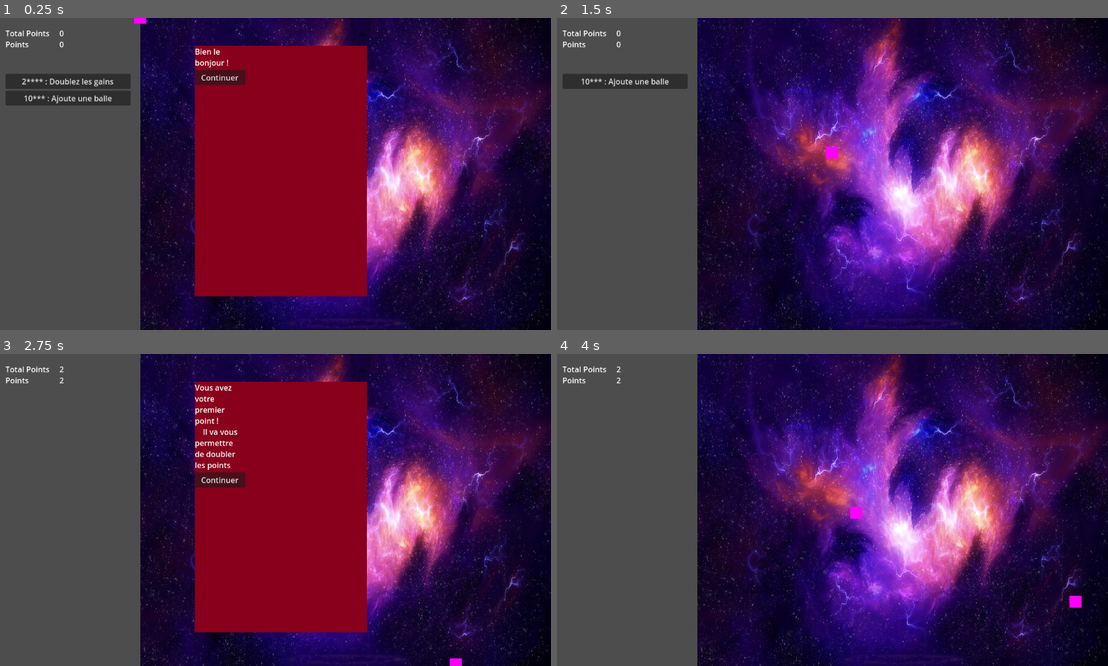
Above: before the commit, frames 1-4 (two rows, left to right).
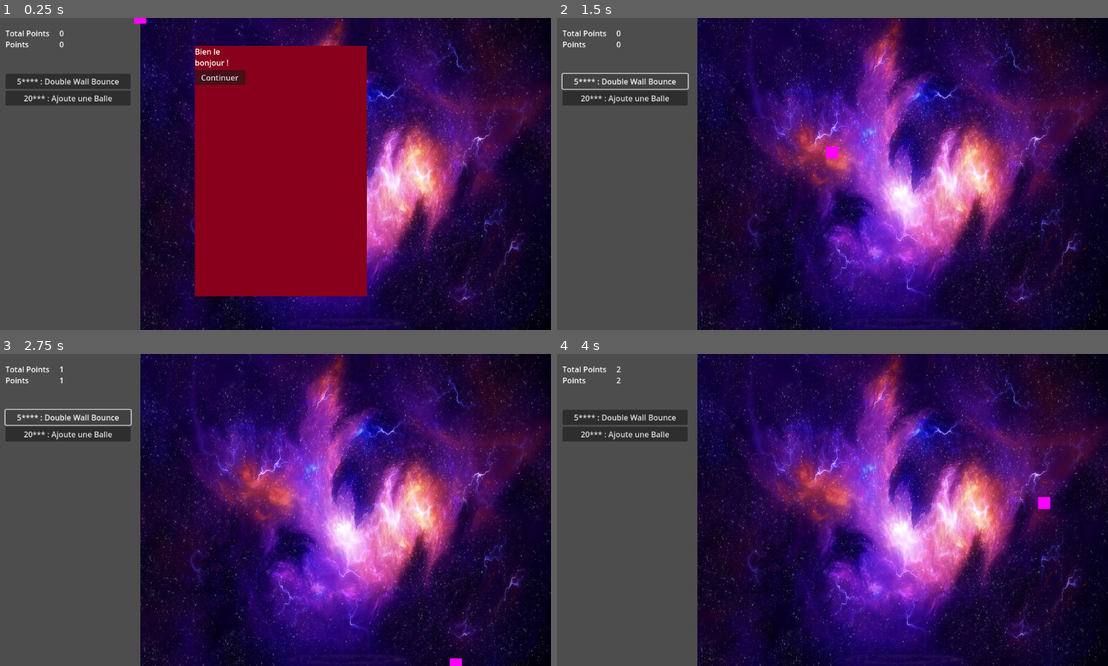
Above: after the commit, the same moments.

Repository: Niksune/Baby-Evolve-Minigame
Game: Godot game, scene res://Scenes/Game/Game.tscn
Same seed, same stepped clock (60 frames per second), same inputs: the game is played once before the commit and once after it.
Inputs (mouse positions are in pixels of both pictures, inside the frame that each line leads up to):
- Up to frame 1 (0.25 s): no input
- Up to frame 2 (1.5 s): click "Continuer" at 0.5 s; click (623, 80) at 1.25 s, where only the run before the commit has a clickable "2**** : Doublez les gains"
- Up to frame 3 (2.75 s): click (66, 416) at 2 s, where only the run before the commit has a clickable "10*** : Ajoute une balle"
- Up to frame 4 (4 s): click (623, 416) at 2.75 s, where only the run after the commit has a clickable "5**** : Double Wall Bounce"; click "Continuer" at 3.5 s

The runs differ from the first frame. In frame 1, 0.2% of the frame differs, in the area x 3-22%, y 19-27%; in frame 2, 1.4%; in frame 3, 27%, in the area x 0-67%, y 4-90%; in frame 4, 2.2%.

Commit message:
Price is checked and points are spent

Diff:
--- a/Scenes/Game/EvolveManager.gd
+++ b/Scenes/Game/EvolveManager.gd
@@ -4,6 +4,9 @@
 
 
 var bounce_wall_multiplicator = 1
+
+
+
 
 func points_from_bounce():
 	return 1 * bounce_wall_multiplicator
@@ -15,3 +18,21 @@
 			bounce_wall_multiplicator *= 2
 		"add_ball_1":
 			add_ball.emit(1)
+
+
+func give_price(ID_evolve):
+	match ID_evolve:
+		"double_wall_1":
+			return(5)
+		"add_ball_1":
+			return(20)
+
+func give_text(ID_evolve):
+	match ID_evolve:
+		"double_wall_1":
+			return("Double Wall Bounce")
+		"add_ball_1":
+			return("Ajoute une Balle")
+
+func is_total_point(ID_evolve):
+	return false
--- a/Scenes/Game/Game.gd
+++ b/Scenes/Game/Game.gd
@@ -6,14 +6,13 @@
 
 
 var current_points : int = 0
-
 var total_points : int = 0
 
 
 
 func _ready():
-	UI.create_new_button("double_wall_1", "Doublez les gains", 2)
-	UI.create_new_button("add_ball_1", "Ajoute une balle", 10)
+	create_new_evolve_button("double_wall_1")
+	create_new_evolve_button("add_ball_1")
 	DialogManager.execute_dialog(1)
 
 
@@ -21,8 +20,31 @@
 func add_points(points_to_add):
 	current_points += points_to_add
 	total_points += points_to_add
+	send_update_points()
+
+func remove_points(points_to_remove):
+	current_points -= points_to_remove
+	send_update_points()
+
+func send_update_points():
 	UI.points_change(current_points, total_points)
 	DialogManager.points_change(current_points, total_points)
+
+
+
+func create_new_evolve_button(ID_evolve):
+	UI.create_new_button(ID_evolve, EvolveManager.give_text(ID_evolve), EvolveManager.give_price(ID_evolve))
+
+func check_buying(ID_evolve):
+	if(!EvolveManager.is_total_point(ID_evolve)):
+		if(EvolveManager.give_price(ID_evolve) <= current_points):
+			remove_points(EvolveManager.give_price(ID_evolve))
+			EvolveManager.new_evolve(ID_evolve)
+			UI.buy_button_suppr(ID_evolve)
+		else:
+			print(ID_evolve," too expensive")
+	else:
+		pass
 
 
 
@@ -30,12 +52,5 @@
 	add_points(EvolveManager.points_from_bounce())
 
 
-func evolve_button_pressed(text):
-	print(text)
-
-
-
-
 func _on_ui_buy_button_pressed(ID_evolve):
-	EvolveManager.new_evolve(ID_evolve)
-	UI.buy_button_suppr(ID_evolve)
+	check_buying(ID_evolve)
--- a/Scenes/UI/BuyButton.gd
+++ b/Scenes/UI/BuyButton.gd
@@ -11,7 +11,6 @@
 
 func _on_pressed():
 	EVENTS.buy_button_pressed.emit(ID)
-	print("Bought : ",ID)
 
 func try_kill_ID(check_ID):
 	if(ID == check_ID):
